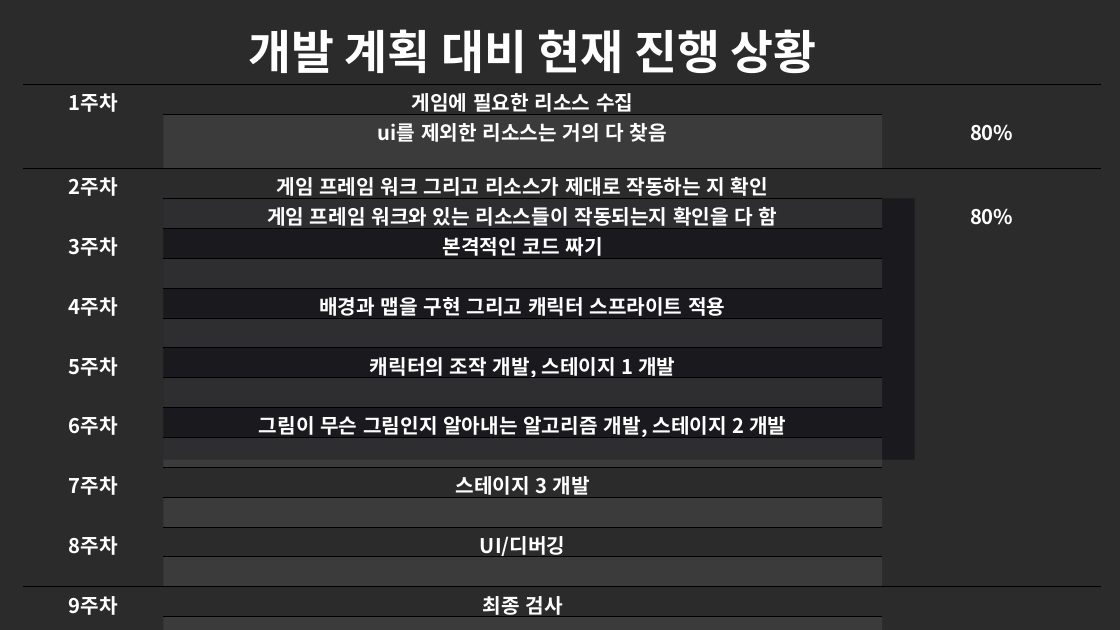
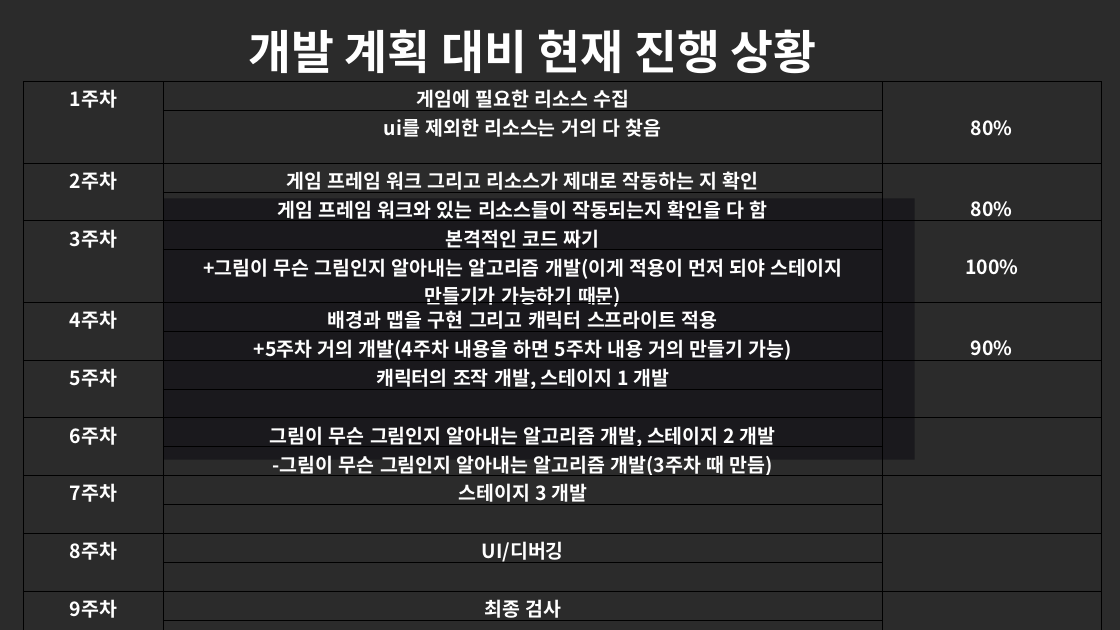
Before and after one commit to kirby47navercom-ai/termproject, a slide deck: slide 2 of 발표 자료/집에서 쉽게 레모네이드 만들기 게임공학과 2022180021 양현빈 2차발표.pptx. Drawn at 1120x630 pixels with LibreOffice and Linux fonts; fonts in the diff are those of the drawing; background and template pictures are left out; a plain dark background stands for a picture behind light text. Boxes give left, top, right and bottom in pixels: in the first picture for what was removed or moved away, otherwise in the second. Text is boxed around its words. In the diff, an @@ line names an element or a change of style, - is before the commit and + after.

```diff
--- a/발표 자료/집에서 쉽게 레모네이드 만들기 게임공학과 2022180021 양현빈 2차발표.pptx
+++ b/발표 자료/집에서 쉽게 레모네이드 만들기 게임공학과 2022180021 양현빈 2차발표.pptx
@@ table at (24, 82, 1102, 626) @@
-row 5, column 3: 
+row 5, column 3: 100%
-row 6, column 2: 
+row 6, column 2: +그림이 무슨 그림인지 알아내는 알고리즘 개발(이게 적용이 먼저 되야 스테이지 만들기가 가능하기 때문)
-row 7, column 3: 
+row 7, column 3: 90%
-row 8, column 2: 
+row 8, column 2: +5주차 거의 개발(4주차 내용을 하면 5주차 내용 거의 만들기 가능)
-row 12, column 2: 
+row 12, column 2: -그림이 무슨 그림인지 알아내는 알고리즘 개발(3주차 때 만듬)
@@ size 26 to 25 pt in "1주차", "게임에 필요한 리소스 수집", "80%", "ui를 제외한 리소스는 거의 다 찾음" and 18 more places @@
```
Also in this commit, not shown: 1 other slide changed, 2 other files.
